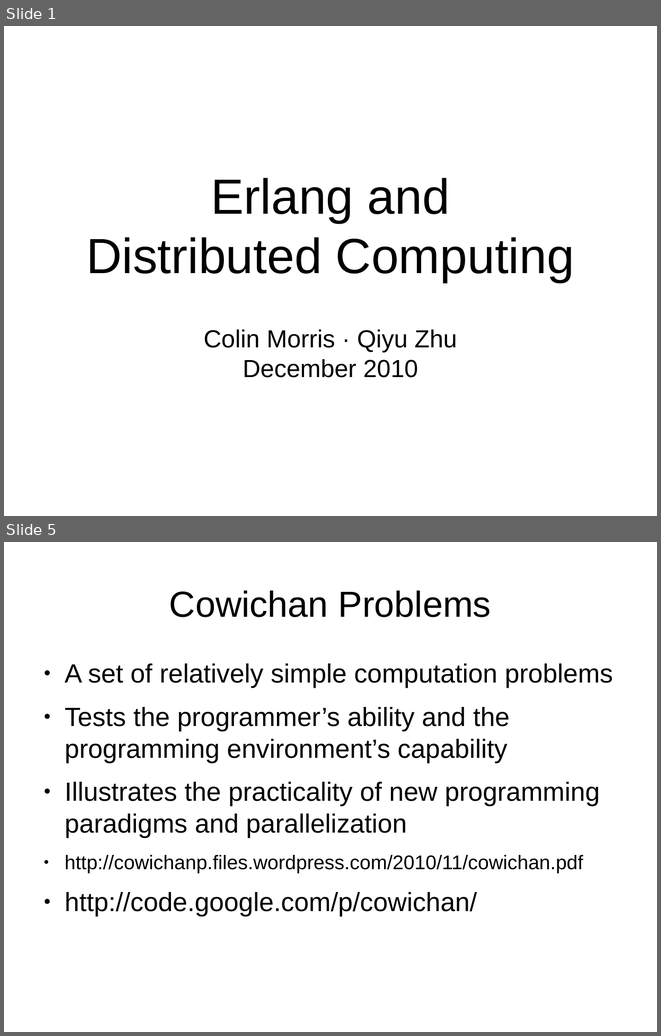
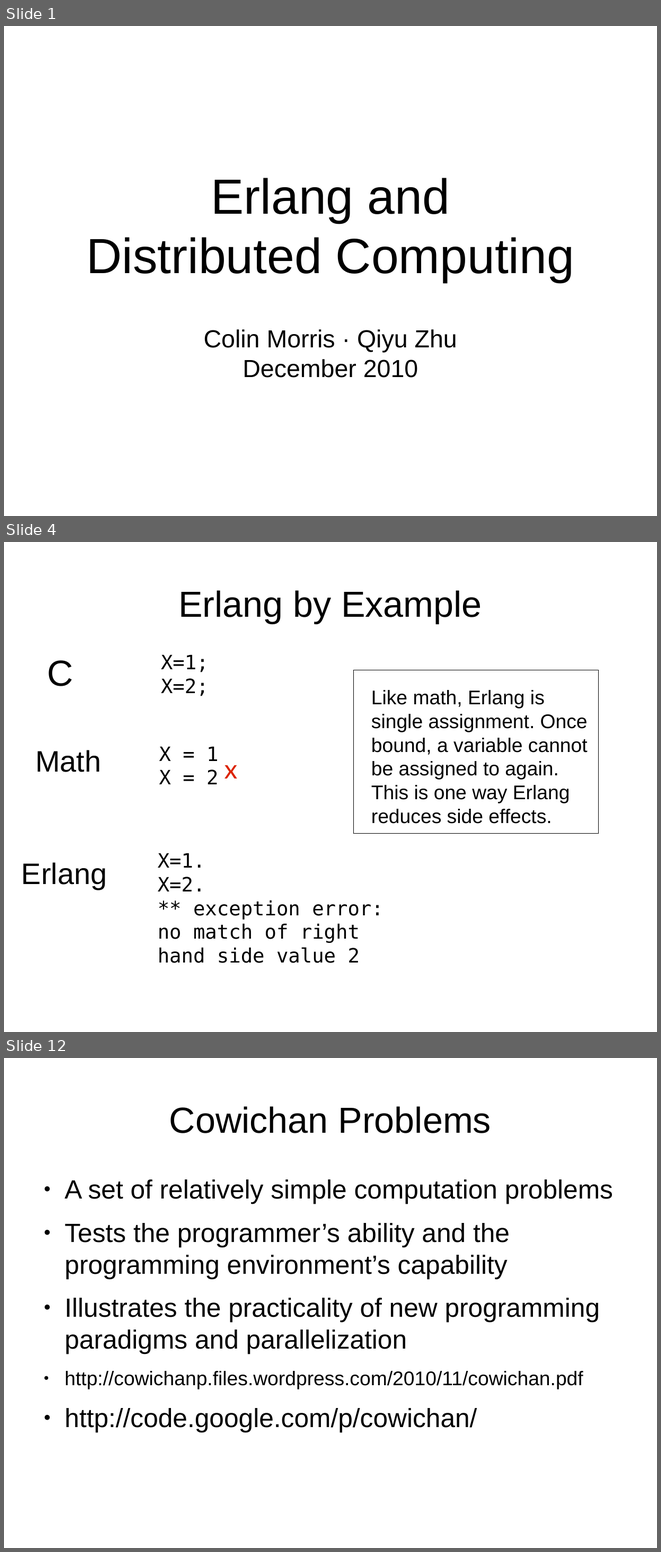
Before and after one commit to FractalDesigns/cowichan-1, a slide deck: miscellaneous/2010-12/slides.odp. Shown one above the other, each under a label of ours: slides 1 and 5 before the commit, slides 1, 4 and 12 after it; the slides between them are not shown. The pictures are 661x1036 and 661x1552 pixels, drawn with LibreOffice and Linux fonts; fonts in the diff are those of the drawing; background and template pictures are left out. Boxes give left, top, right and bottom in pixels: in the first picture for what was removed or moved away, otherwise in the second. Text is boxed around its words. In the diff, an @@ line names an element or a change of style, - is before the commit and + after.

```diff
--- a/miscellaneous/2010-12/slides.odp
+++ b/miscellaneous/2010-12/slides.odp
@@ slide 4 added at bbox=[4, 542, 657, 1032], background picture (left out) @@
@@ title added at bbox=[178, 590, 482, 623], 44 pt, text #000000 @@
+Erlang by Example
@@ text added at bbox=[47, 660, 73, 686], 44 pt, text #000000 @@
+C
@@ text added at bbox=[161, 654, 209, 696], 24 pt, text #000000 @@
+X=1;
+X=2;
@@ rectangle added at bbox=[354, 671, 599, 834], fill #FFFFFF, outline #000000 0 pt @@
@@ text added at bbox=[371, 690, 588, 823], 24 pt, text #000000 @@
+Like math, Erlang is single assignment. Once bound, a variable cannot be assigned to again. This is one way Erlang reduces side effects.
@@ text added at bbox=[159, 746, 218, 784], 24 pt, text #000000 @@
+X = 1
+X = 2
@@ text added at bbox=[35, 750, 101, 772], 36 pt, text #000000 @@
+Math
@@ text added at bbox=[224, 765, 238, 778], 32 pt, text #DC2300 @@
+x
@@ text added at bbox=[158, 853, 383, 963], 24 pt, text #000000 @@
+X=1.
+X=2.
+** exception error: no match of right hand side value 2
@@ text added at bbox=[21, 862, 107, 889], 36 pt, text #000000 @@
+Erlang
@@ what was slide 5 is now slide 12 @@
```
Also in this commit, not shown: 3 slides changed, 18 other slides added, 4 slides removed, 1 other file.
